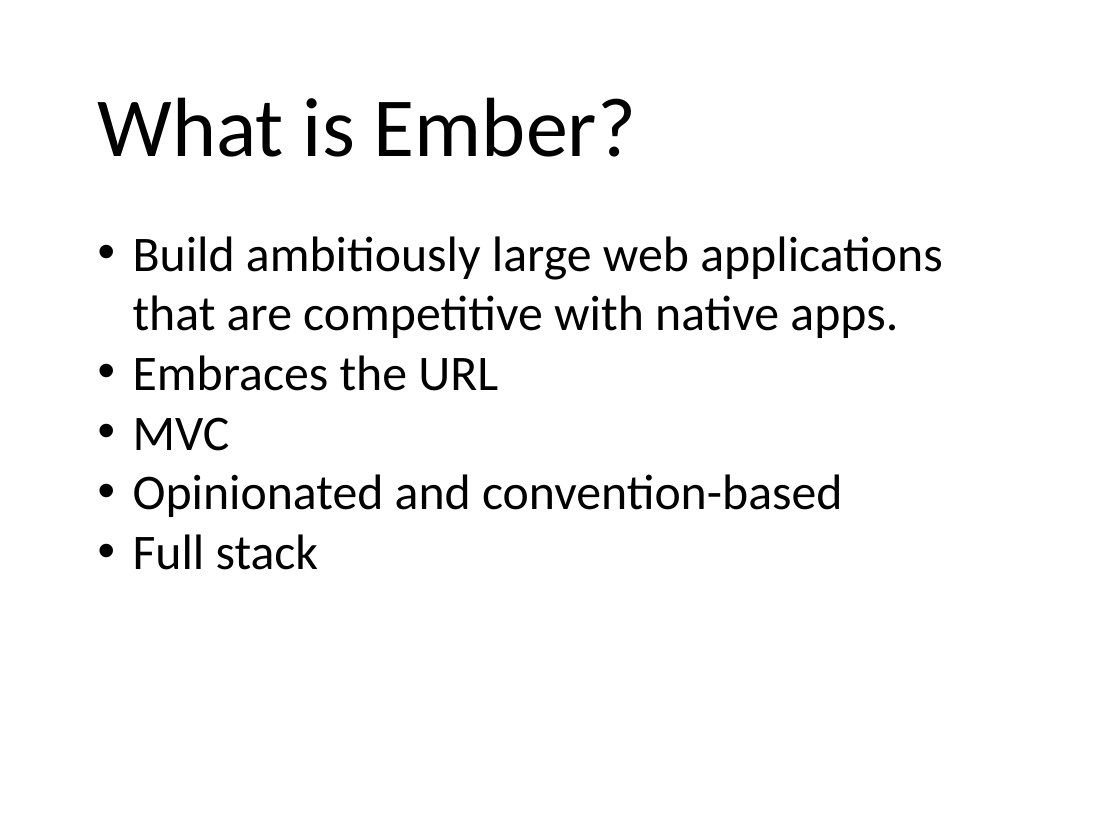
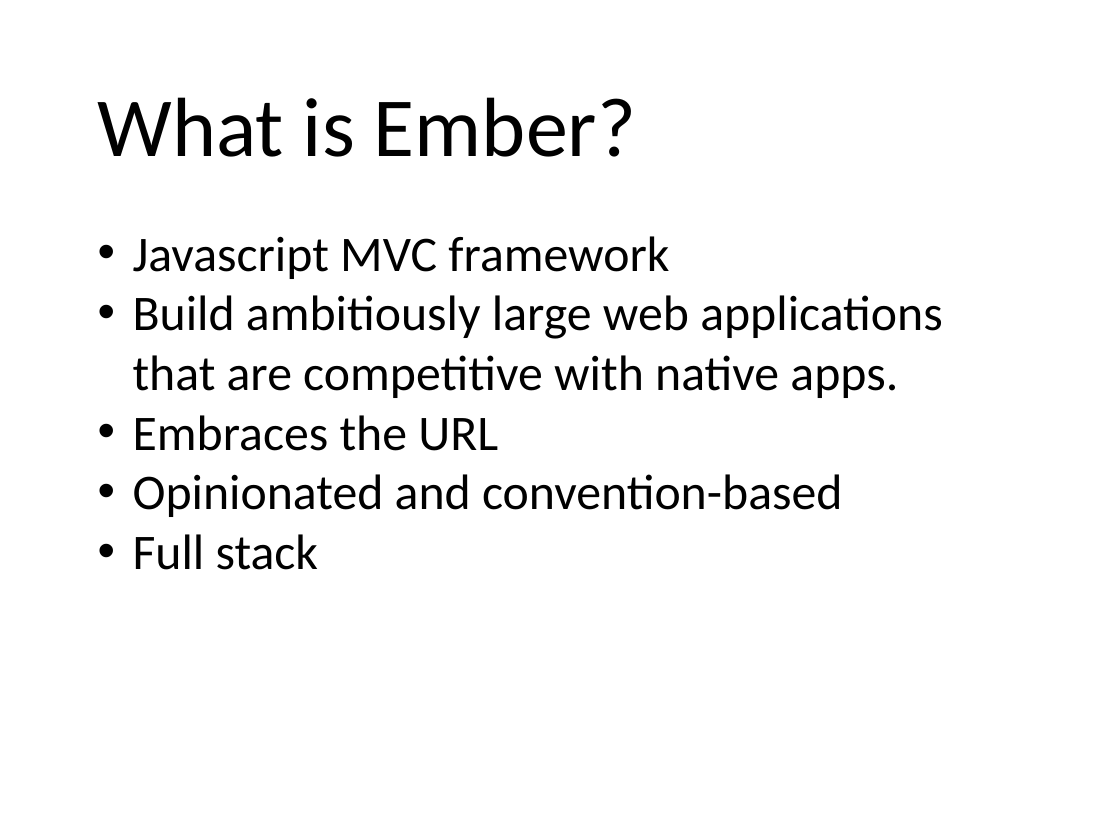
Before and after one commit to jayhogan/ember-mini-con, a slide deck: slide 3 of ember-mini-con.pptx. Drawn at 1120x840 pixels with LibreOffice and Linux fonts; fonts in the diff are those of the drawing. Boxes give left, top, right and bottom in pixels: in the first picture for what was removed or moved away, otherwise in the second. Text is boxed around its words. In the diff, an @@ line names an element or a change of style, - is before the commit and + after.

Commit message:
tweak

```diff
--- a/ember-mini-con.pptx
+++ b/ember-mini-con.pptx
@@ text at <box>133,236,669,279</box>: paragraph added @@
+• Javascript MVC framework
@@ text at <box>133,417,230,451</box>: paragraph removed @@
-• MVC
```
